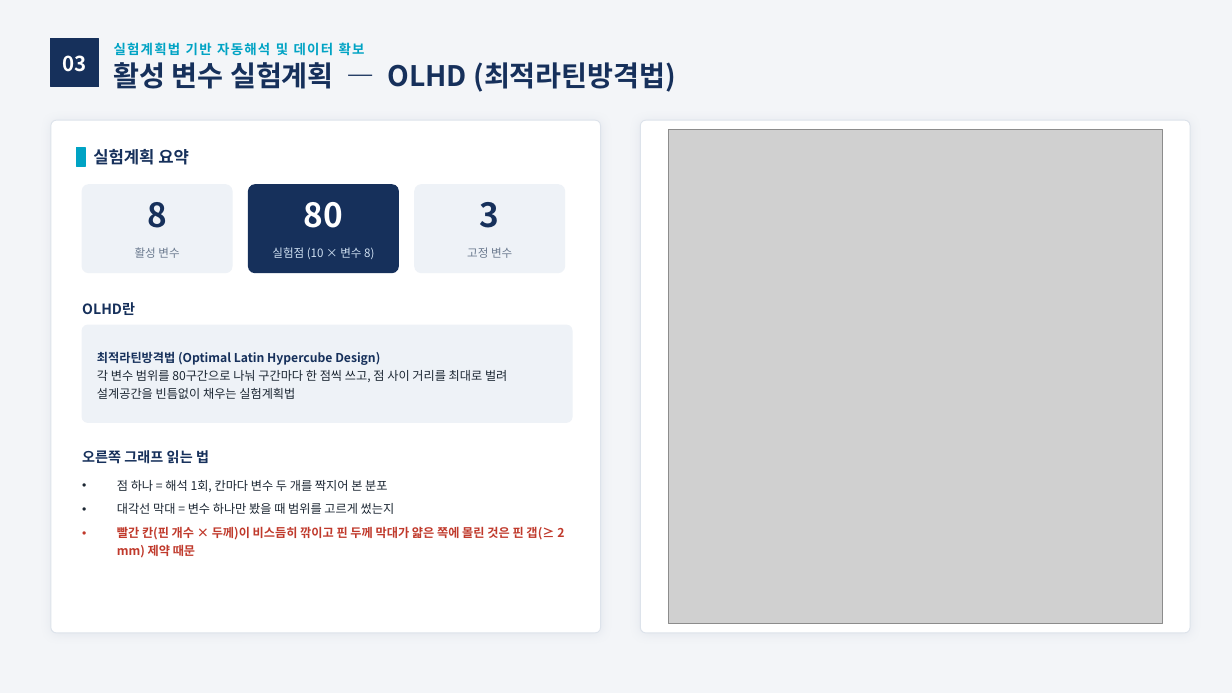
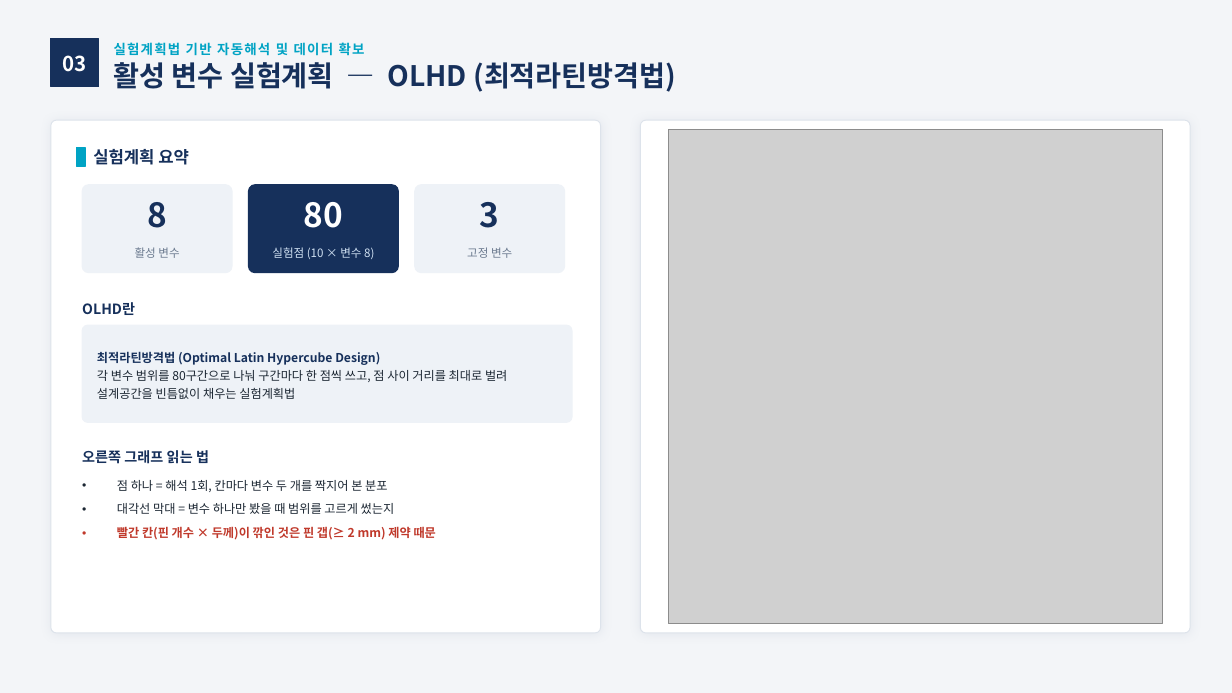
Before and after one commit to yjs9716/dddd, a slide deck: slide 1 of OLHD_장표.pptx. Drawn at 1232x693 pixels with LibreOffice and Linux fonts; fonts in the diff are those of the drawing; grey boxes stand for pictures. Boxes give left, top, right and bottom in pixels: in the first picture for what was removed or moved away, otherwise in the second. Text is boxed around its words. In the diff, an @@ line names an element or a change of style, - is before the commit and + after.

```diff
--- a/OLHD_장표.pptx
+++ b/OLHD_장표.pptx
@@ text at (117,526,436,540): text changed @@
-• 빨간 칸(핀 개수 × 두께)이 비스듬히 깎이고 핀 두께 막대가 얇은 쪽에 몰린 것은 핀 갭(≥ 2 mm) 제약 때문
+• 빨간 칸(핀 개수 × 두께)이 깎인 것은 핀 갭(≥ 2 mm) 제약 때문
```
Also in this commit, not shown: 1 other file.
